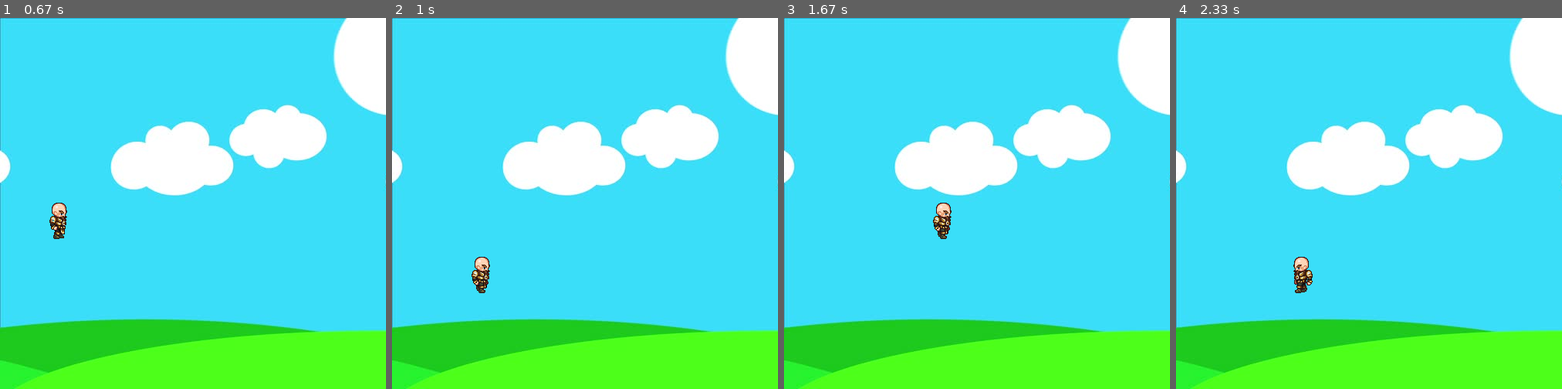
Above: before the commit, frames 1-4 (left to right).
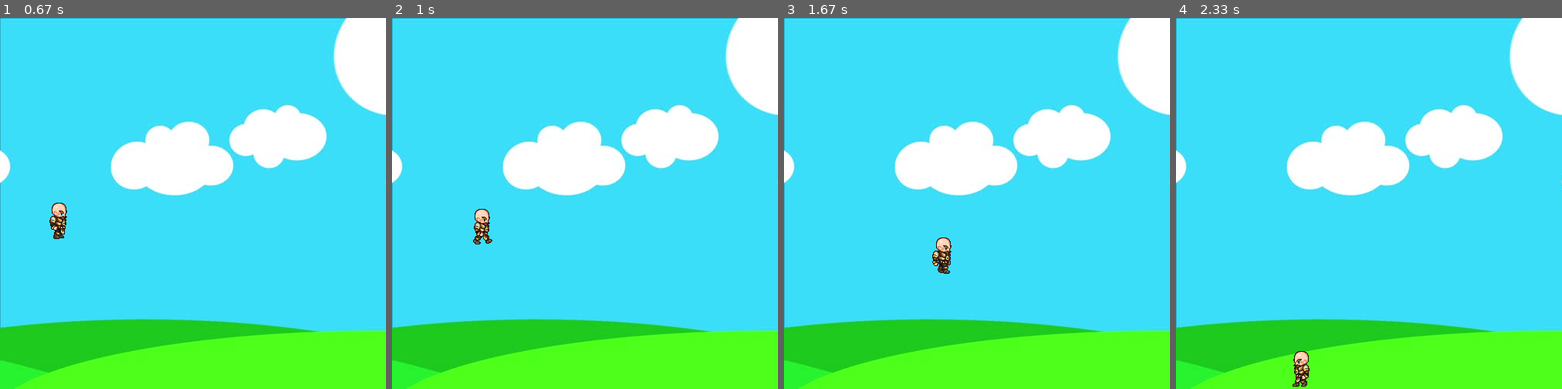
Above: after the commit, the same moments.

Repository: KaisChebata/1-Pygame-Tutorial-for-Beginners-I
Game: pygame game, started from 5-Projectiles/super_sprite.py
Same seed, same stepped clock (60 frames per second), same inputs: the game is played once before the commit and once after it.
Inputs:
- Up to frame 1 (0.67 s): hold Space from 0.33 s (still down); hold Right from 0.33 s (still down)
- Up to frame 2 (1 s): release Space at 0.8 s; release Right at 0.8 s; hold Right from 0.83 s (still down); tap Space at 0.9 s
- Up to frame 3 (1.67 s): tap Space at 1.2, 1.4 s; release Right at 1.3 s; hold Right from 1.33 s (still down)
- Up to frame 4 (2.33 s): tap Space at 1.7, 1.9, 2.2 s; release Right at 1.8 s; hold Left from 1.83 s (still down)

Frame 1 is identical in both runs. In frame 2, 0.7% of the frame differs, in the area x 20-26%, y 51-75%; in frame 3, 0.7%, in the area x 38-44%, y 49-69%; in frame 4, 0.7%.

Commit message:
updating _check_events and _check_keyup_events methods

Diff:
--- a/5-Projectiles/super_sprite.py
+++ b/5-Projectiles/super_sprite.py
@@ -39,7 +39,7 @@
 
     def _check_events(self):
         """Response to keypresses and mouse event."""
-        jumping_flag = pygame.key.get_pressed()[K_SPACE]
+        jumping_key = pygame.key.get_pressed()[K_SPACE]
 
         for event in pygame.event.get():
             if event.type == QUIT:
@@ -51,8 +51,9 @@
 
         # detect jumping movement and make it continuous using
         # pygame.key.get_pressed() function
-        if jumping_flag and not self.sprite.is_jump:
+        if jumping_key and not self.sprite.is_jump:
             self.sprite.is_jump = True
+            self.sprite.walk_counter = 0
 
     def _check_keydown_events(self, event):
         """Response to Keypresses."""
@@ -69,6 +70,8 @@
             self.sprite.moving_right = False
         elif event.key == K_LEFT:
             self.sprite.moving_left = False
+        elif event.key == K_SPACE:
+            self.sprite.is_jump = False
 
     def _update_screen(self):
         """Update images on the screen, and flip to the new screen."""
